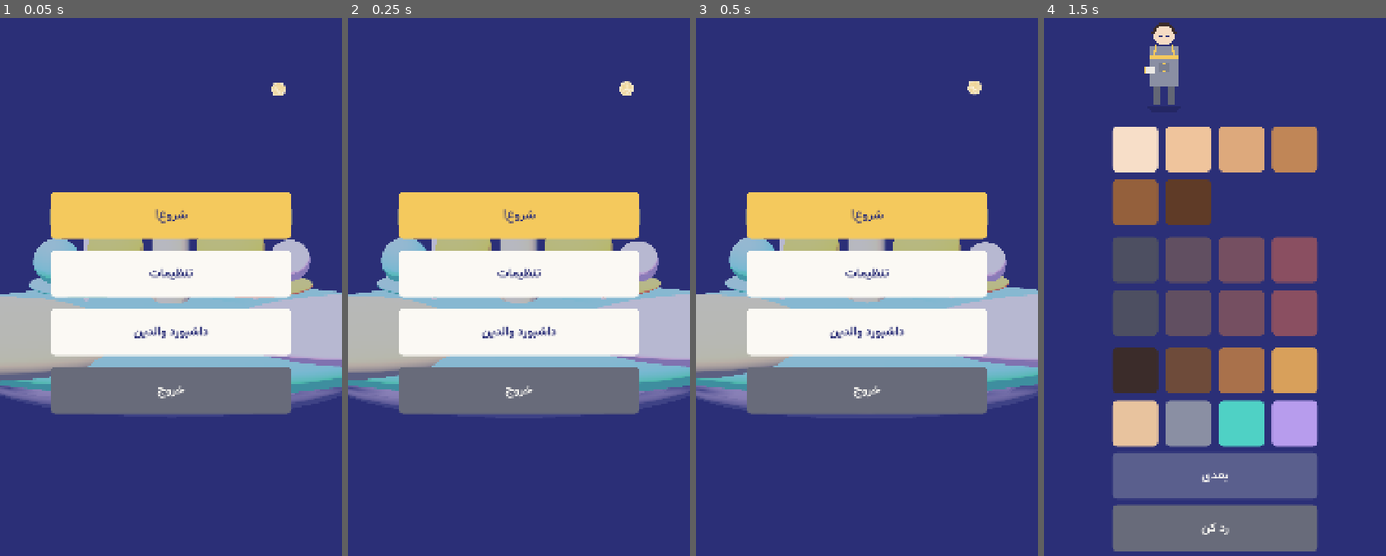
Above: before the commit, frames 1-4 (left to right).
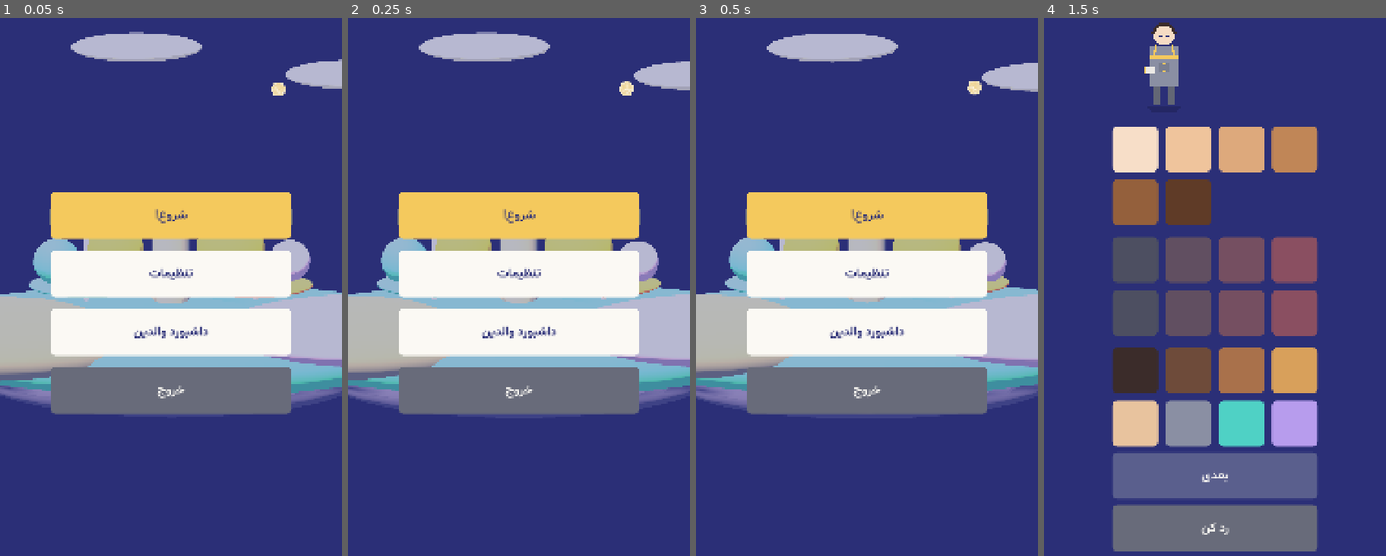
Above: after the commit, the same moments.

Repository: soheilsssbd7/Nexus-learning-game
Game: Godot game, scene res://scenes/main/MainMenu.tscn
The game is run twice, just before and just after one commit, with the same random seed, the same clock (stepped at 60 frames per second) and the same inputs.
Inputs (mouse positions are in pixels of both pictures, inside the frame that each line leads up to):
- Up to frame 1 (0.05 s): no input
- Up to frame 2 (0.25 s): no input
- Up to frame 3 (0.5 s): no input
- Up to frame 4 (1.5 s): click "شروع!" at 0.5 s; click (1136, 147) at 1.25 s

The runs differ from the first frame. In frame 1, 2.3% of the frame differs, in the area x 20-100%, y 2-14%; in frame 2, 2.3%; in frame 3, 2.3%; in frame 4, nothing differs.
Error before the commit: Invalid assignment of property or key 'modulate' with value of type 'Color' on a base object of type 'MeshInstance3D'. (res://scripts/visuals/ClayWorldStage3D.…

Commit message:
[P8.6] Fix Claylight runtime and typography checks
Co-authored-by: arena-agent <297053741+arena-agent@users.noreply.github.com>

Diff:
--- a/game/scripts/ui/HUD.gd
+++ b/game/scripts/ui/HUD.gd
@@ -112,14 +112,14 @@
 	objective.position = OBJECTIVE_AT
 	objective.size = OBJECTIVE_SIZE
 	var objective_flow := UIKit.make_vbox(6.0)
-	var mission := UIKit.make_label("hud.mission", 23, Palette.AELORIA_GOLD, true)
+	var mission := UIKit.make_label("hud.mission", 24, Palette.AELORIA_GOLD, true)
 	mission.horizontal_alignment = HORIZONTAL_ALIGNMENT_CENTER
 	objective_flow.add_child(mission)
 	concept_label = UIKit.make_raw_label(Loc.t("hud.concept"), 31, Palette.CLOUD_WHITE)
 	concept_label.name = "ConceptLabel"
 	concept_label.horizontal_alignment = HORIZONTAL_ALIGNMENT_CENTER
 	objective_flow.add_child(concept_label)
-	var loop := UIKit.make_label("hud.learning_loop", 22, Palette.MUTED_TEXT)
+	var loop := UIKit.make_label("hud.learning_loop", 24, Palette.MUTED_TEXT)
 	loop.horizontal_alignment = HORIZONTAL_ALIGNMENT_CENTER
 	objective_flow.add_child(loop)
 	objective.add_child(objective_flow)
--- a/game/scripts/ui/MainMenu.gd
+++ b/game/scripts/ui/MainMenu.gd
@@ -78,7 +78,7 @@
 	var chapter := UIKit.make_label("main.chapter", 25, Palette.AELORIA_GOLD, true)
 	chapter.horizontal_alignment = HORIZONTAL_ALIGNMENT_CENTER
 	hero_flow.add_child(chapter)
-	hero_flow.add_child(UIKit.make_label("main.safe", 22, Palette.MUTED_TEXT))
+	hero_flow.add_child(UIKit.make_label("main.safe", 24, Palette.MUTED_TEXT))
 	hero.add_child(hero_flow)
 
 	var box := UIKit.make_vbox(UIKit.GAP)
--- a/game/scripts/visuals/ClayWorldStage3D.gd
+++ b/game/scripts/visuals/ClayWorldStage3D.gd
@@ -140,11 +140,9 @@
 
 func _build_clouds() -> void:
 	for i: int in 3:
-		var cloud := _add_sphere("Cloud", Vector3(-3.6 + float(i) * 3.1,
+		_add_sphere("Cloud", Vector3(-3.6 + float(i) * 3.1,
 			3.6 + float(i % 2) * 0.34, -0.9), Vector3(0.95, 0.18, 0.42),
-			Palette.CLOUD_WHITE, 0.01, float(i) * 1.4)
-		if cloud != null:
-			cloud.modulate = Color(1.0, 1.0, 1.0, 0.20)
+			Palette.CLOUD_WHITE.darkened(0.04), 0.01, float(i) * 1.4)
 
 
 func _material(color: Color, wobble: float) -> Material:
